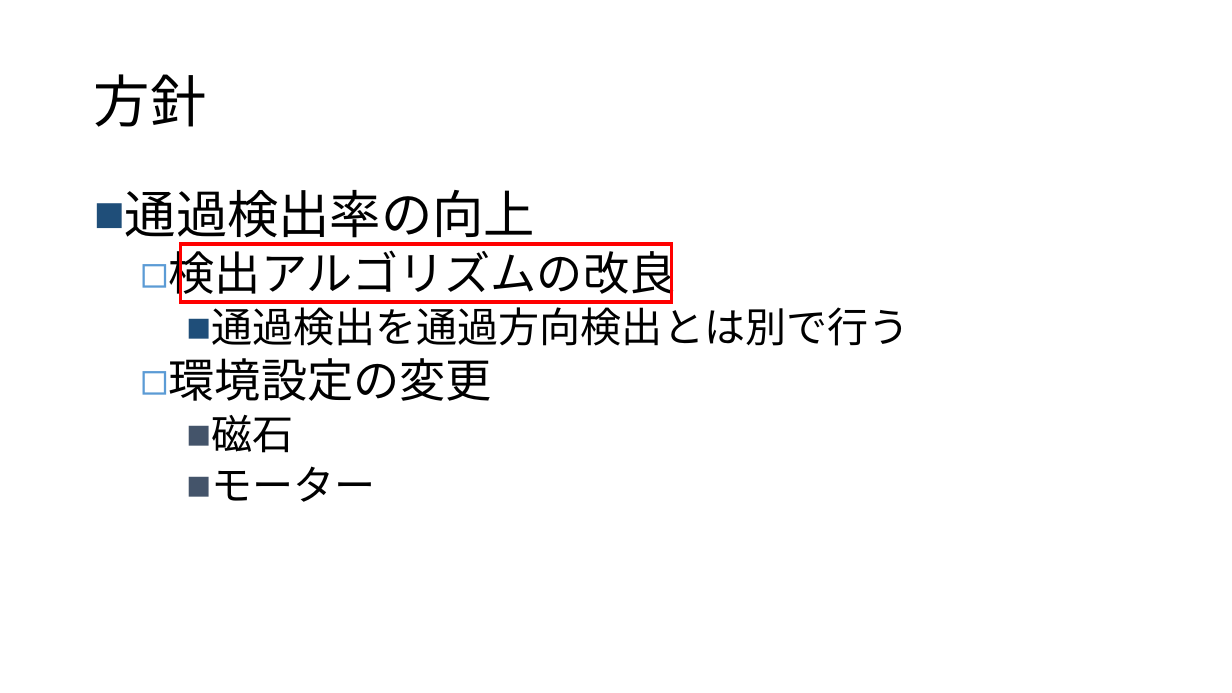
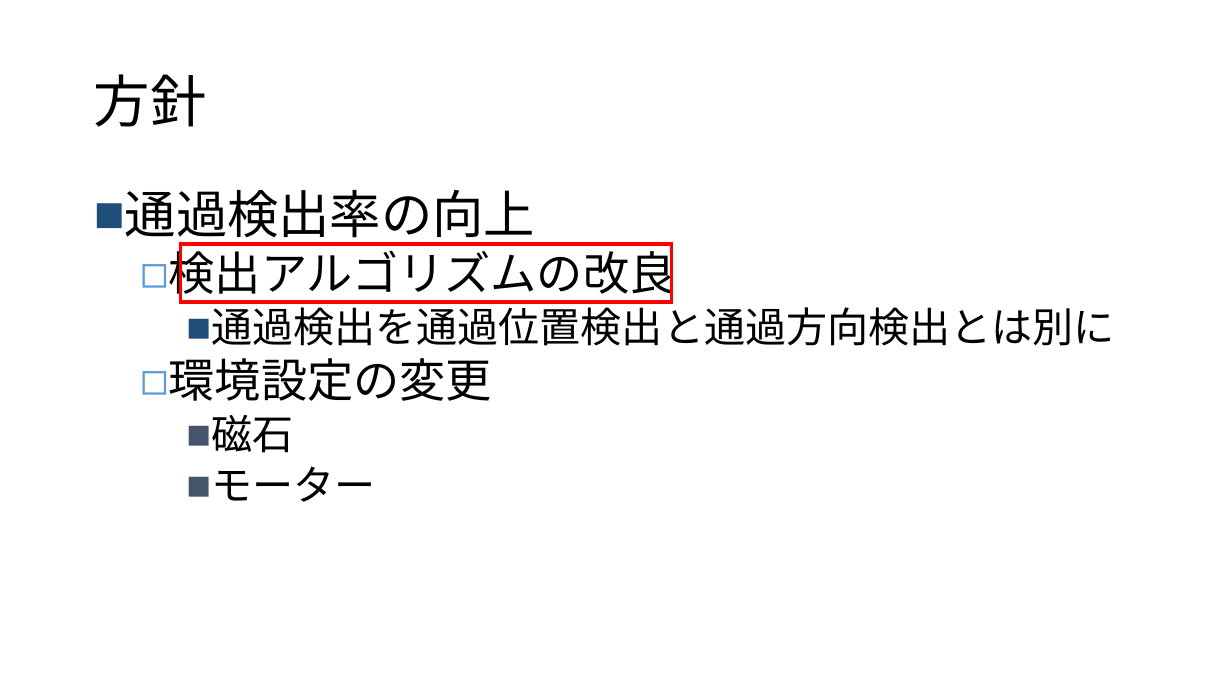
Before and after one commit to sen0810/src, a slide deck: slide 22 of ppt/中間発表用資料.pptx. Drawn at 1232x693 pixels with LibreOffice and Linux fonts; fonts in the diff are those of the drawing. Boxes give left, top, right and bottom in pixels: in the first picture for what was removed or moved away, otherwise in the second. Text is boxed around its words. In the diff, an @@ line names an element or a change of style, - is before the commit and + after.

```diff
--- a/ppt/中間発表用資料.pptx
+++ b/ppt/中間発表用資料.pptx
@@ text at (211,300,1115,346): text changed @@
-    ■ 通過検出を通過方向検出とは別で行う
+    ■ 通過検出を通過位置検出と通過方向検出とは別に
```
Also in this commit, not shown: 5 other slides changed.
